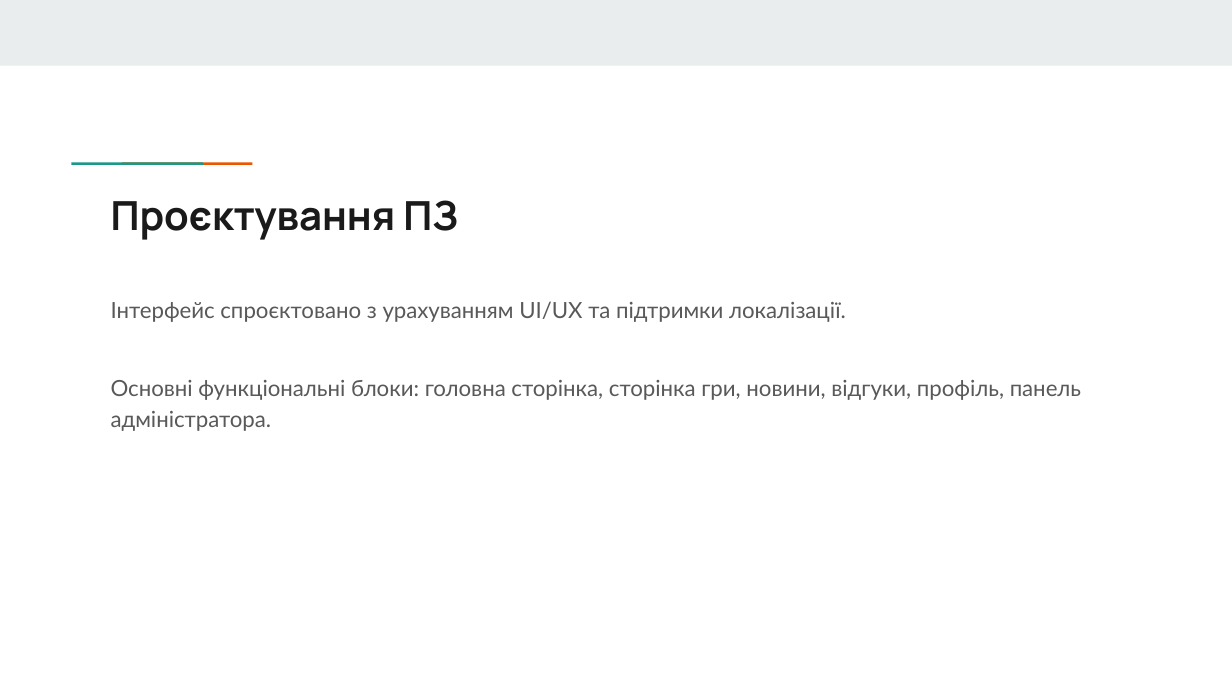
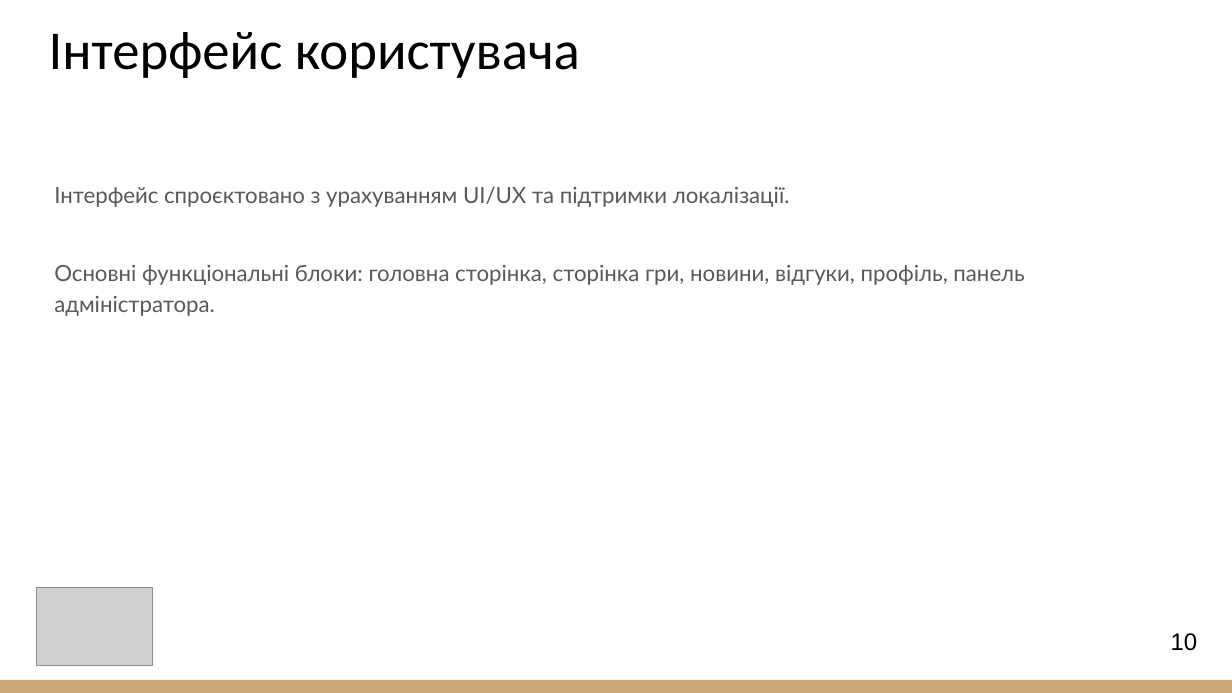
Before and after one commit to NureBalytskyiIhor/CPP, a slide deck: slide 10 of 2025_Б_ККП_ПЗПІ-22-4_Балицький_І_О/2025_Б_ККП_ПЗПІ-22-4_Балицький_І_О.pptx. Drawn at 1232x693 pixels with LibreOffice and Linux fonts; fonts in the diff are those of the drawing; grey boxes stand for pictures. Boxes give left, top, right and bottom in pixels: in the first picture for what was removed or moved away, otherwise in the second. Text is boxed around its words. In the diff, an @@ line names an element or a change of style, - is before the commit and + after.

```diff
--- a/2025_Б_ККП_ПЗПІ-22-4_Балицький_І_О/2025_Б_ККП_ПЗПІ-22-4_Балицький_І_О.pptx
+++ b/2025_Б_ККП_ПЗПІ-22-4_Балицький_І_О/2025_Б_ККП_ПЗПІ-22-4_Балицький_І_О.pptx
@@ rectangle removed at <box>0,0,1232,65</box> @@
@@ title added at <box>49,32,580,78</box>, 32 pt, text #000000 @@
+Інтерфейс користувача
@@ text "Інтерфейс спроєктовано з урахуванням UI/UX ...": place and size @@
-text "Інтерфейс спроєктовано з урахуванням UI/UX ..." at <box>111,301,1081,431</box>
+text "Інтерфейс спроєктовано з урахуванням UI/UX ..." at <box>54,186,1024,316</box>
@@ rectangle removed at <box>112,160,163,166</box> @@
@@ rectangle removed at <box>161,160,212,166</box> @@
@@ title removed at <box>111,200,458,240</box> @@
-Проєктування ПЗ
@@ picture added at <box>36,588,152,667</box> @@
@@ page number added at <box>1171,633,1198,651</box>, 14 pt, text #000000 @@
+10
@@ rectangle added at <box>0,680,1232,693</box>, fill #CCA677 @@
```
Also in this commit, not shown: 21 other slides changed, 2 other files.
